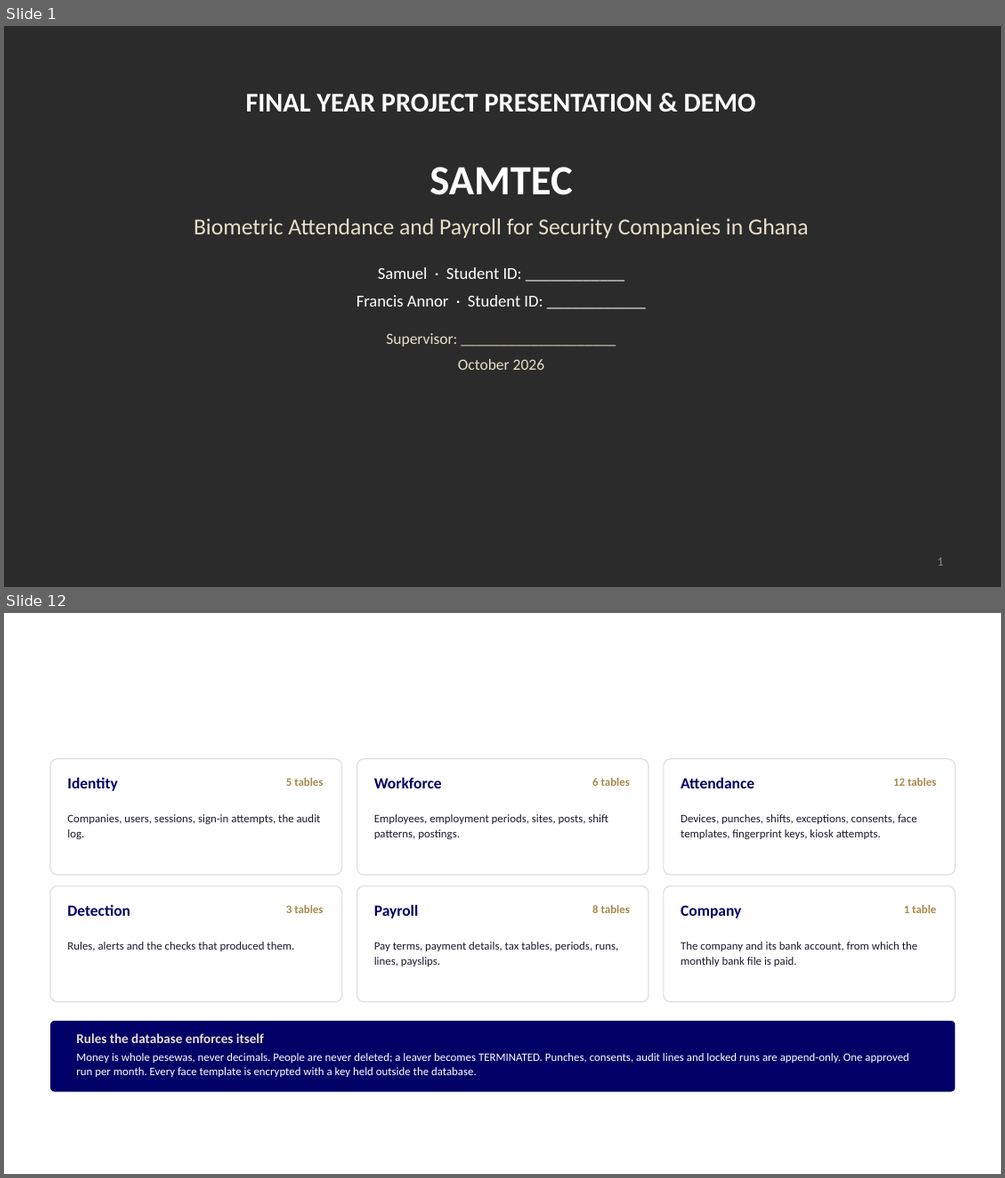
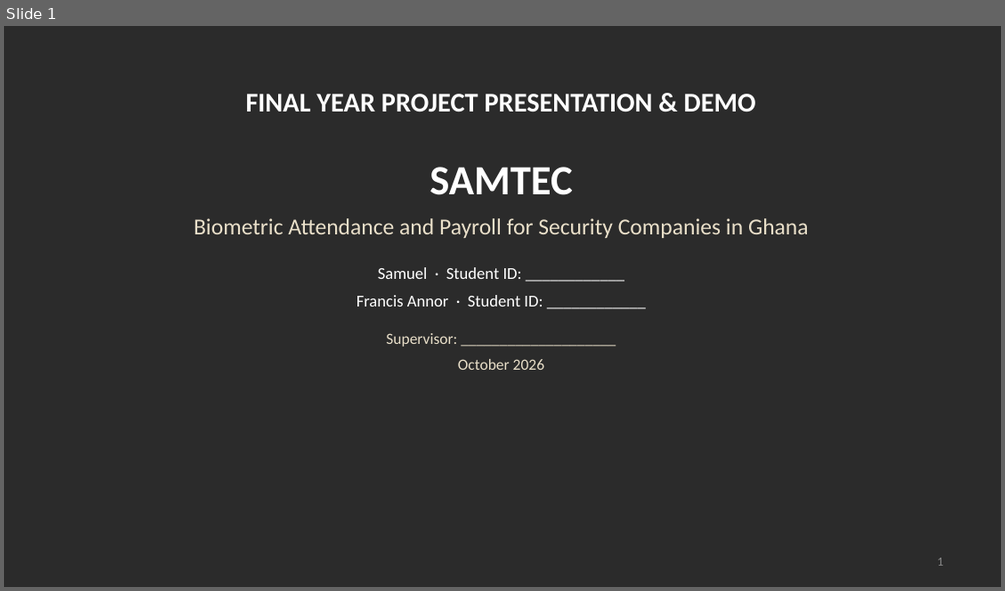
Before and after one commit to TEAM-DEVV/samtec-security-system, a slide deck: docs/guides/SAMTEC-defence-slides.pptx. Shown one above the other, each under a label of ours: slides 1 and 12 before the commit, slide 1 after it; the slides between them are not shown. The pictures are 1005x1178 and 1005x591 pixels, drawn with LibreOffice and Linux fonts; fonts in the diff are those of the drawing; background and template pictures are left out; a plain dark background stands for a picture behind light text. Boxes give left, top, right and bottom in pixels: in the first picture for what was removed or moved away, otherwise in the second. Text is boxed around its words. In the diff, an @@ line names an element or a change of style, - is before the commit and + after.

```diff
--- a/docs/guides/SAMTEC-defence-slides.pptx
+++ b/docs/guides/SAMTEC-defence-slides.pptx
@@ slide 12 removed at (4, 613, 1001, 1174), background picture (left out) @@
@@ title removed at (50, 644, 955, 719) @@
-Data design: six modules, thirty-five tables
@@ rounded rectangle removed at (50, 759, 342, 875) @@
@@ rounded rectangle removed at (357, 759, 648, 875) @@
@@ rounded rectangle removed at (663, 759, 955, 875) @@
@@ text removed at (67, 777, 118, 791) @@
-Identity
@@ text removed at (286, 778, 323, 786) @@
-5 tables
@@ text removed at (374, 777, 442, 788) @@
-Workforce
@@ text removed at (592, 778, 630, 786) @@
-6 tables
@@ text removed at (680, 777, 754, 788) @@
-Attendance
@@ text removed at (893, 778, 936, 786) @@
-12 tables
@@ text removed at (67, 814, 321, 839) @@
-Companies, users, sessions, sign-in attempts, the audit log.
@@ text removed at (374, 814, 608, 839) @@
-Employees, employment periods, sites, posts, shift patterns, postings.
@@ text removed at (680, 814, 917, 839) @@
-Devices, punches, shifts, exceptions, consents, face templates, fingerprint keys, kiosk attempts.
@@ rounded rectangle removed at (50, 886, 342, 1002) @@
@@ text removed at (67, 904, 130, 916) @@
-Detection
@@ text removed at (286, 905, 323, 913) @@
-3 tables
@@ rounded rectangle removed at (357, 886, 648, 1002) @@
@@ text removed at (374, 904, 419, 918) @@
-Payroll
@@ text removed at (592, 905, 630, 913) @@
-8 tables
@@ rounded rectangle removed at (663, 886, 955, 1002) @@
@@ text removed at (680, 905, 741, 918) @@
-Company
@@ text removed at (904, 905, 936, 913) @@
-1 table
@@ text removed at (67, 941, 294, 951) @@
-Rules, alerts and the checks that produced them.
@@ text removed at (374, 941, 618, 966) @@
-Pay terms, payment details, tax tables, periods, runs, lines, payslips.
@@ text removed at (680, 941, 917, 966) @@
-The company and its bank account, from which the monthly bank file is paid.
@@ rounded rectangle removed at (50, 1021, 955, 1092) @@
@@ text removed at (76, 1033, 909, 1077) @@
-Rules the database enforces itself
-Money is whole pesewas, never decimals. People are never deleted; a leaver becomes TERMINATED. Punches, consents, audit lines and locked runs are append-only. One approved run per month. Every face template is encrypted with a key held outside the database.
```
Also in this commit, not shown: 2 slides changed, 6 slides added, 19 other slides removed, 1 other file.
